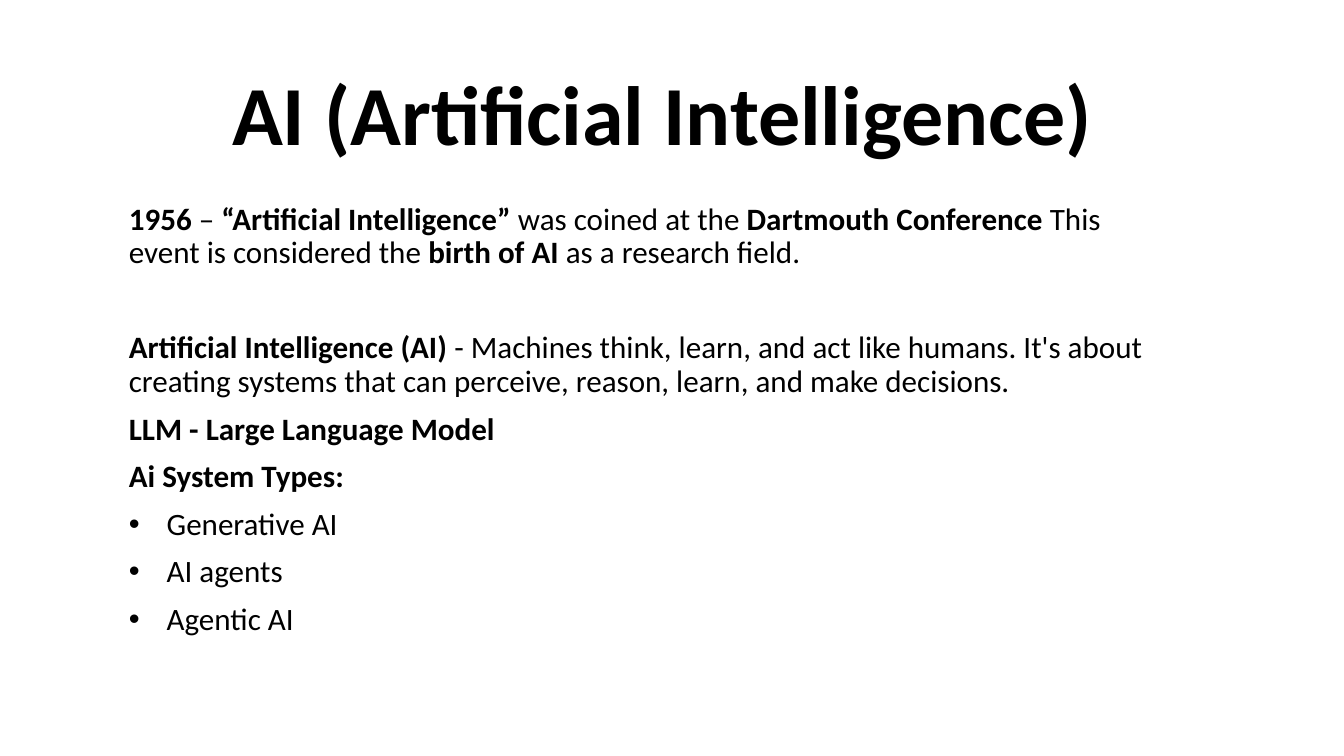
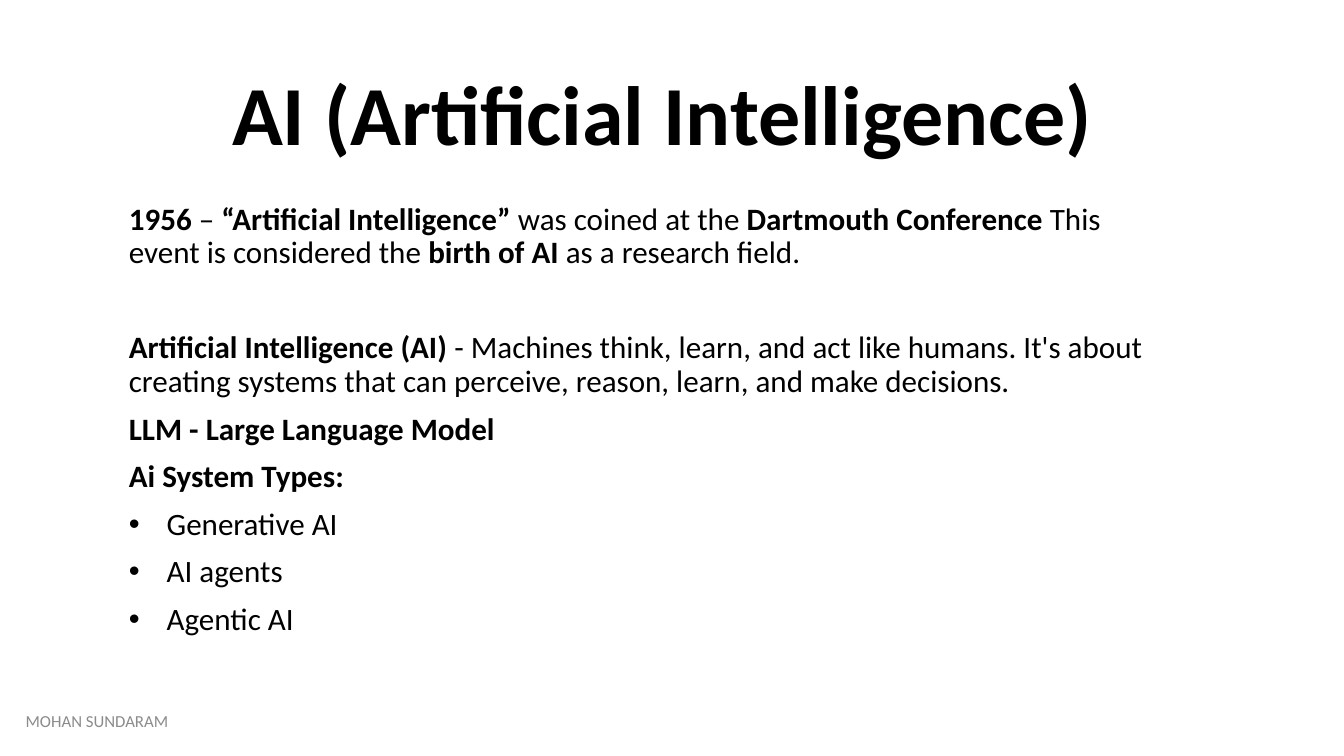
Before and after one commit to mohan4295work/Doc, a slide deck: slide 1 of Artificial Intelligence.pptx. Drawn at 1344x756 pixels with LibreOffice and Linux fonts; fonts in the diff are those of the drawing. Boxes give left, top, right and bottom in pixels: in the first picture for what was removed or moved away, otherwise in the second. Text is boxed around its words. In the diff, an @@ line names an element or a change of style, - is before the commit and + after.

Commit message:
Artificial Intelligence
Artificial Intelligence

```diff
--- a/Artificial Intelligence.pptx
+++ b/Artificial Intelligence.pptx
@@ text added at (26,716,168,727), 12 pt, text #8C8C8C @@
+MOHAN SUNDARAM
```
Also in this commit, not shown: 6 other slides changed.
